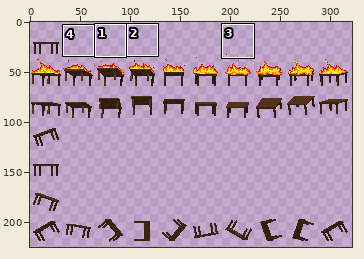
A sprite sheet gets an edit: Tables/res/tableSpriteSheet.png. Above: a wide view before the commit, with the close-up outlined.
Close-up. Before:
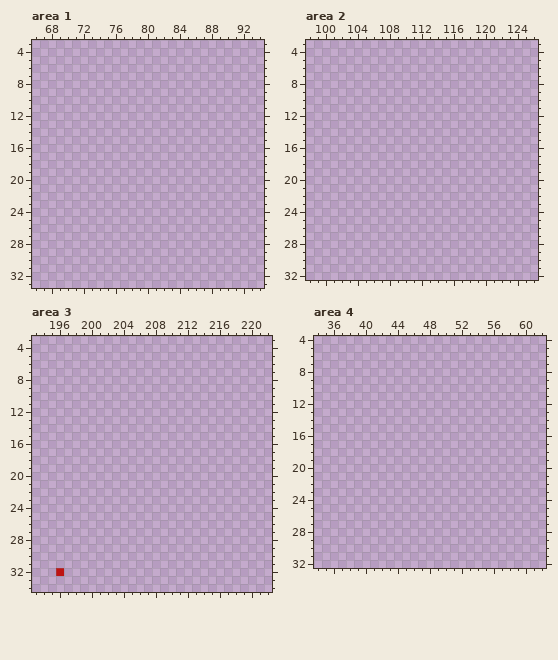
The file is 512x256 pixels. Shown: area 1: x 66..94, y 3..33; area 2: x 98..126, y 3..32; area 3: x 193..222, y 3..34; area 4: x 34..62, y 4..32. The wide view leaves out empty margins. The commit also changed other parts of the picture, which this record leaves out.
The result:
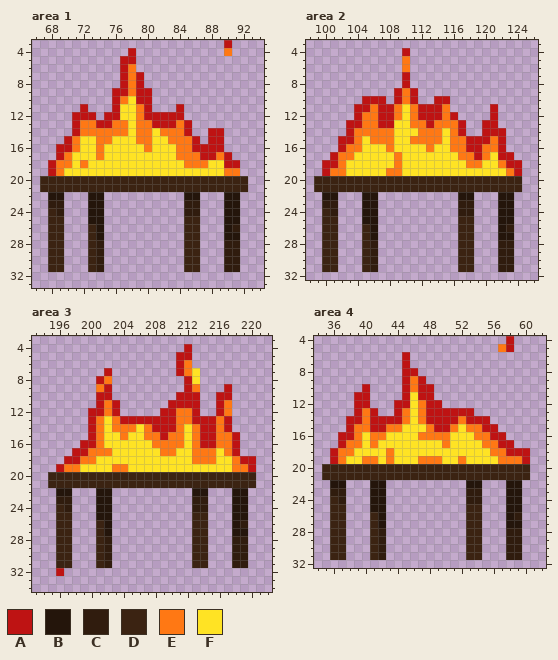
Palette (. is transparent): A #be1313  B #24150b  C #301c0e  D #3b2312  E #ff7814  F #ffe324
From old to new:
Area 1:
y 3: x 90 . -> A
y 4: x 78 . -> A; x 90 . -> E
y 5: x 77..78 .. -> AA
y 6: x 77..78 .. -> AE
y 7..8: x 77..79 ... -> AEA
y 9: x 76..80 ..... -> AAEAA
y 10: x 76..80 ..... -> AEFAA
y 11: x 72 . -> A; x 76..80 ..... -> AFFEA; x 84 . -> A
y 12: x 71..73 ... -> AAA; x 75..84 .......... -> AAFFEAAAAA
y 13: x 71..85 ............... -> AEEAAEEFEEAAAEA
y 14: x 71..85 ............... -> AEEEEEEFEEFEEEA; x 88..89 .. -> AA
y 15: x 70..86 ................. -> AEFFEEFFFEEFFEEEA; x 88..89 .. -> AA
y 16: x 69..89 ..................... -> AAEFFEFFFFFEFFFEEAAAA
y 17: x 69..90 ...................... -> AEFFFEFFFFFFFFFEEEAAEA
y 18: x 68..91 ........................ -> AEEFEFFFFFFFFFFFFEEEFFAA
y 19: x 68..91 ........................ -> AEFFFFFFFFFFFFFFFFFFFFEE
y 20..21: x 67..92 .......................... -> DDDDDDDDDDDDDDDDDDDDDDDDDD
y 22: x 68..69 .. -> BB; x 73..74 .. -> BB; x 85..86 .. -> BB; x 90..91 .. -> BB
y 23: x 68..69 .. -> CC; x 73..74 .. -> BB; x 85..86 .. -> CC; x 90..91 .. -> BB
y 24: x 68..69 .. -> DC; x 73..74 .. -> BB; x 85..86 .. -> CC; x 90..91 .. -> BB
y 25: x 68..69 .. -> DD; x 73..74 .. -> BB; x 85..86 .. -> DD; x 90..91 .. -> BB
y 26: x 68..69 .. -> DD; x 73..74 .. -> DB; x 85..86 .. -> DD; x 90..91 .. -> BC
y 27: x 68..69 .. -> DD; x 73..74 .. -> DB; x 85..86 .. -> DD; x 90..91 .. -> BB
y 28..31: x 68..69 .. -> DD; x 73..74 .. -> DC; x 85..86 .. -> DD; x 90..91 .. -> CC
Area 2:
y 4: x 110 . -> A
y 5..6: x 110 . -> E
y 7..8: x 110 . -> A
y 9: x 109..111 ... -> AEA
y 10: x 105..107 ... -> AAA; x 109..111 ... -> AEA; x 114..115 .. -> AA
y 11: x 104..115 ............ -> AAEAAEFEAAAE; x 121 . -> A
y 12: x 104..116 ............. -> AEEAAEFEAAAEA; x 121 . -> A
y 13: x 103..117 ............... -> AAEEAAFFEEAEEEA; x 120..121 .. -> AA
y 14: x 103..117 ............... -> AEEEEEFFFEEEFEA; x 120..122 ... -> AAA
y 15: x 102..122 ..................... -> AAEFEEEFFEEEEFEEAAAEA
y 16: x 102..122 ..................... -> AEEFFFEFFFFEFFEEAAEEA
y 17: x 101..123 ....................... -> AEEFFFFFEFFFFFFFEEAEFAA
y 18: x 100..124 ......................... -> AAEFFFFFFEFFFFFFFFEEFFEAA
y 19: x 100..124 ......................... -> AEEFFFFFEEFFFFFFFFFFFFFEA
y 20..21: x 99..124 .......................... -> DDDDDDDDDDDDDDDDDDDDDDDDDD
y 22: x 100..101 .. -> BB; x 105..106 .. -> BB; x 117..118 .. -> BB; x 122..123 .. -> BB
y 23: x 100..101 .. -> CC; x 105..106 .. -> BB; x 117..118 .. -> CC; x 122..123 .. -> BB
y 24: x 100..101 .. -> DC; x 105..106 .. -> BB; x 117..118 .. -> CC; x 122..123 .. -> BB
y 25: x 100..101 .. -> DD; x 105..106 .. -> BB; x 117..118 .. -> DD; x 122..123 .. -> BB
y 26: x 100..101 .. -> DD; x 105..106 .. -> DB; x 117..118 .. -> DD; x 122..123 .. -> BC
y 27: x 100..101 .. -> DD; x 105..106 .. -> DB; x 117..118 .. -> DD; x 122..123 .. -> BB
y 28..31: x 100..101 .. -> DD; x 105..106 .. -> DC; x 117..118 .. -> DD; x 122..123 .. -> CC
Area 3:
y 4: x 212 . -> A
y 5: x 211..212 .. -> AA
y 6: x 211..212 .. -> AE
y 7: x 202 . -> A; x 211..213 ... -> AEF
y 8: x 201..202 .. -> AE; x 212..213 .. -> AF
y 9: x 201..202 .. -> EA; x 212..213 .. -> AE; x 217 . -> A
y 10: x 201..202 .. -> AA; x 211..213 ... -> AAA; x 216..217 .. -> AA
y 11: x 201..203 ... -> AEA; x 210..213 .... -> AAAA; x 216..217 .. -> AE
y 12: x 200..203 .... -> AAEA; x 209..213 ..... -> AAEEA; x 216..217 .. -> AE
y 13: x 200..217 .................. -> AEFEAAAAAAAEEAAAEA
y 14: x 200..217 .................. -> AEFEEEFEAAAEFEAAEA
y 15: x 200..218 ................... -> AEFFEFFEEAEEFEAAEEA
y 16: x 199..218 .................... -> AAEFFFFFFEEEEFEAAEEA
y 17: x 198..218 ..................... -> AAEEEFFFFFFEEFFEEEFEA
y 18: x 197..220 ........................ -> AAEEFFFFFFFFFFFFEEEFFEAA
y 19: x 196..220 ......................... -> AEEFFFFEEFFFFFFFFFFFFFEEA
y 20..21: x 195..220 .......................... -> DDDDDDDDDDDDDDDDDDDDDDDDDD
y 22: x 196..197 .. -> BB; x 201..202 .. -> BB; x 213..214 .. -> BB; x 218..219 .. -> BB
y 23: x 196..197 .. -> CC; x 201..202 .. -> BB; x 213..214 .. -> CC; x 218..219 .. -> BB
y 24: x 196..197 .. -> DC; x 201..202 .. -> BB; x 213..214 .. -> CC; x 218..219 .. -> BB
y 25: x 196..197 .. -> DD; x 201..202 .. -> BB; x 213..214 .. -> DD; x 218..219 .. -> BB
y 26: x 196..197 .. -> DD; x 201..202 .. -> DB; x 213..214 .. -> DD; x 218..219 .. -> BC
y 27: x 196..197 .. -> DD; x 201..202 .. -> DB; x 213..214 .. -> DD; x 218..219 .. -> BB
y 28..31: x 196..197 .. -> DD; x 201..202 .. -> DC; x 213..214 .. -> DD; x 218..219 .. -> CC
Area 4:
y 4: x 58 . -> A
y 5: x 57..58 .. -> EA
y 6..7: x 45 . -> A
y 8: x 45..46 .. -> AA
y 9: x 45..47 ... -> AEA
y 10: x 40 . -> A; x 45..48 .... -> AEAA
y 11: x 39..40 .. -> AA; x 45..48 .... -> AFAA
y 12: x 39..40 .. -> AA; x 44..49 ...... -> AAFEAA
y 13: x 39..41 ... -> AEA; x 44..53 .......... -> AEFEAAAAAA
y 14: x 38..55 .................. -> AAEAAAAEFEAAAAEAAA
y 15: x 38..56 ................... -> AEEAAEEFFFEAAEFEEAA
y 16: x 37..57 ..................... -> AAEFEEFFFFEEEEFFFEEAA
y 17: x 37..58 ...................... -> AEEFEFFFFFFFFEFFFFEEAA
y 18: x 36..60 ......................... -> AEEFFFFEFFFFFFFFFFFFEEAAA
y 19: x 36..60 ......................... -> AEFFEEFEFFFEEEFFEFFFFEEEA
y 20..21: x 35..60 .......................... -> DDDDDDDDDDDDDDDDDDDDDDDDDD
y 22: x 36..37 .. -> BB; x 41..42 .. -> BB; x 53..54 .. -> BB; x 58..59 .. -> BB
y 23: x 36..37 .. -> CC; x 41..42 .. -> BB; x 53..54 .. -> CC; x 58..59 .. -> BB
y 24: x 36..37 .. -> DC; x 41..42 .. -> BB; x 53..54 .. -> CC; x 58..59 .. -> BB
y 25: x 36..37 .. -> DD; x 41..42 .. -> BB; x 53..54 .. -> DD; x 58..59 .. -> BB
y 26: x 36..37 .. -> DD; x 41..42 .. -> DB; x 53..54 .. -> DD; x 58..59 .. -> BC
y 27: x 36..37 .. -> DD; x 41..42 .. -> DB; x 53..54 .. -> DD; x 58..59 .. -> BB
y 28..31: x 36..37 .. -> DD; x 41..42 .. -> DC; x 53..54 .. -> DD; x 58..59 .. -> CC
Changed places in both close-ups, as pixel boxes (x1, y1, x2, y2):
added: (40, 40, 248, 272)
added: (314, 48, 522, 272)
added: (48, 344, 256, 568)
added: (498, 336, 514, 352)
added: (322, 352, 530, 560)
